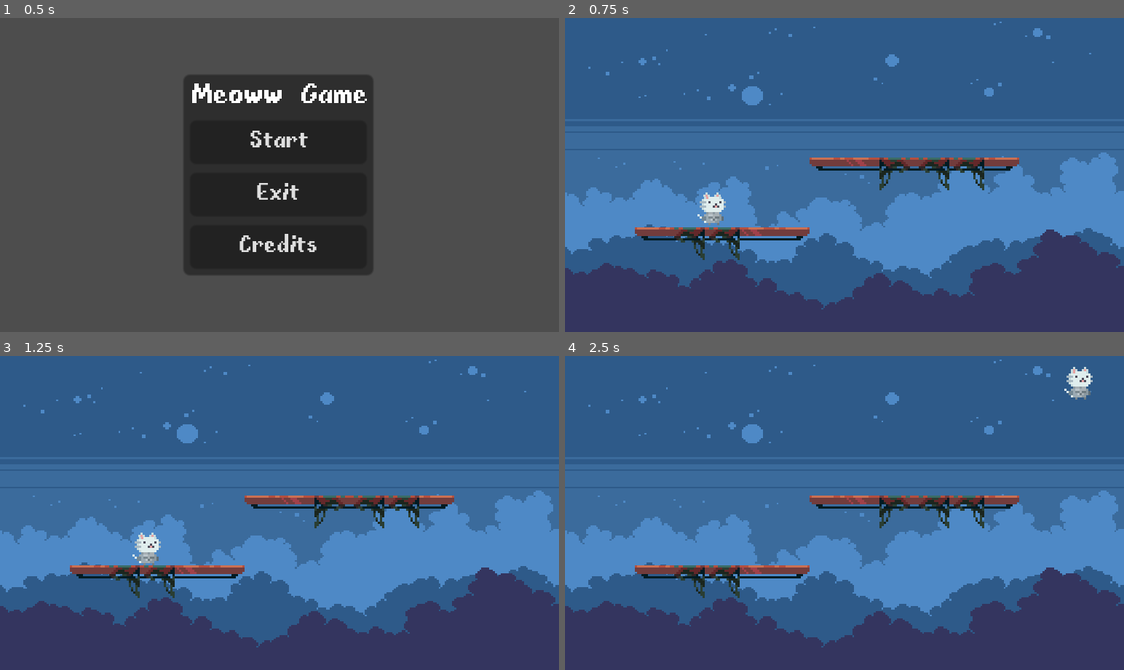
Above: before the commit, frames 1-4 (two rows, left to right).
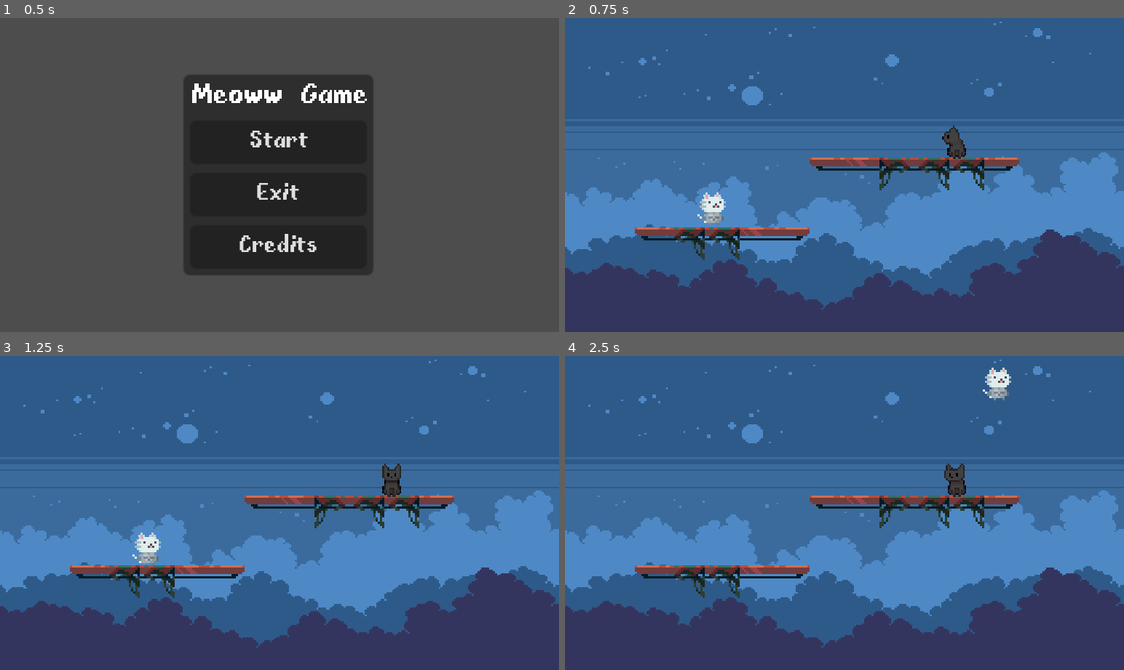
Above: after the commit, the same moments.

Repository: Cataaa0/Jueguito-Meowww
Game: Godot game, scene res://ui/main_menu.tscn
Same seed, same stepped clock (60 frames per second), same inputs: the game is played once before the commit and once after it.
Inputs:
- Up to frame 1 (0.5 s): no input
- Up to frame 2 (0.75 s): click "Start" at 0.5 s
- Up to frame 3 (1.25 s): no input
- Up to frame 4 (2.5 s): tap Enter (ui_accept) at 1.25, 1.52, 2.27 s; hold Right (ui_right) from 1.28 s (still down)

Frame 1 is identical in both runs. In frame 2, 0.3% of the frame differs, in the area x 67-72%, y 34-45%; in frame 3, 0.3%; in frame 4, 1.0%, in the area x 67-95%, y 3-45%.

Commit message:
Scenes enemy1

Diff:
--- a/scenes/Player.tscn
+++ b/scenes/Player.tscn
@@ -95,7 +95,7 @@
 "idle": SubResource("Animation_52ck8")
 }
 
-[node name="CharacterBody2D" type="CharacterBody2D"]
+[node name="CharacterBody2D2" type="CharacterBody2D"]
 script = ExtResource("1_jxlft")
 
 [node name="Meow-knightIdle" type="Sprite2D" parent="."]
--- /dev/null
+++ b/scenes/enemy_1.gd
@@ -0,0 +1,14 @@
+extends CharacterBody2D
+@onready var animation_player = $AnimationPlayer
+
+
+# Get the gravity from the project settings to be synced with RigidBody nodes.
+var gravity = ProjectSettings.get_setting("physics/2d/default_gravity")
+
+
+func _physics_process(delta):
+
+	if velocity.x==0:
+		animation_player.play("Idle")
+
+	move_and_slide()
--- /dev/null
+++ b/scenes/enemy_1.tscn
@@ -0,0 +1,83 @@
+[gd_scene load_steps=8 format=3 uid="uid://bdurqt7anl0dj"]
+
+[ext_resource type="Script" path="res://scenes/enemy_1.gd" id="1_b7jcy"]
+[ext_resource type="Texture2D" uid="uid://c3iic06boq8wa" path="res://resources/Characters/Enemy1/black_0.png" id="1_iks12"]
+
+[sub_resource type="CapsuleShape2D" id="CapsuleShape2D_pljy0"]
+radius = 3.0
+height = 12.0
+
+[sub_resource type="Animation" id="Animation_x0wrl"]
+resource_name = "Idle"
+length = 2.1
+loop_mode = 1
+tracks/0/type = "value"
+tracks/0/imported = false
+tracks/0/enabled = true
+tracks/0/path = NodePath("Sprite2D:frame")
+tracks/0/interp = 1
+tracks/0/loop_wrap = true
+tracks/0/keys = {
+"times": PackedFloat32Array(0, 0.3, 0.6, 0.9, 1.2, 1.5, 1.8),
+"transitions": PackedFloat32Array(1, 1, 1, 1, 1, 1, 1),
+"update": 1,
+"values": [4, 5, 6, 7, 28, 6, 5]
+}
+
+[sub_resource type="Animation" id="Animation_xulph"]
+length = 0.001
+tracks/0/type = "value"
+tracks/0/imported = false
+tracks/0/enabled = true
+tracks/0/path = NodePath("Sprite2D:frame")
+tracks/0/interp = 1
+tracks/0/loop_wrap = true
+tracks/0/keys = {
+"times": PackedFloat32Array(0),
+"transitions": PackedFloat32Array(1),
+"update": 1,
+"values": [4]
+}
+
+[sub_resource type="AnimationLibrary" id="AnimationLibrary_lq5b7"]
+_data = {
+"Idle": SubResource("Animation_x0wrl"),
+"RESET": SubResource("Animation_xulph")
+}
+
+[sub_resource type="GDScript" id="GDScript_mefqs"]
+script/source = "extends AnimationPlayer
+@onready var animation_player = $\".\"
+
+
+# Called when the node enters the scene tree for the first time.
+func _ready():
+	pass # Replace with function body.
+
+
+# Called every frame. 'delta' is the elapsed time since the previous frame.
+func _process(delta):
+	pass
+
+"
+
+[node name="Enemy1" type="CharacterBody2D"]
+script = ExtResource("1_b7jcy")
+
+[node name="Sprite2D" type="Sprite2D" parent="."]
+position = Vector2(-1.19209e-07, -3.57628e-07)
+scale = Vector2(0.78125, 0.851103)
+texture = ExtResource("1_iks12")
+hframes = 24
+vframes = 16
+frame = 4
+
+[node name="CollisionShape2D" type="CollisionShape2D" parent="."]
+position = Vector2(-1, 1)
+shape = SubResource("CapsuleShape2D_pljy0")
+
+[node name="AnimationPlayer" type="AnimationPlayer" parent="."]
+libraries = {
+"": SubResource("AnimationLibrary_lq5b7")
+}
+script = SubResource("GDScript_mefqs")
--- a/scenes/main.tscn
+++ b/scenes/main.tscn
@@ -1,10 +1,11 @@
-[gd_scene load_steps=8 format=3 uid="uid://c8l1nxgabktcx"]
+[gd_scene load_steps=9 format=3 uid="uid://c8l1nxgabktcx"]
 
 [ext_resource type="Texture2D" uid="uid://2jueqcud6juk" path="res://resources/stringstar fields/background_0.png" id="1_tqgrg"]
 [ext_resource type="Texture2D" uid="uid://mksvfqjildcw" path="res://resources/stringstar fields/background_1.png" id="2_5v46w"]
 [ext_resource type="Texture2D" uid="uid://b61i6yijvxn2l" path="res://resources/stringstar fields/tileset.png" id="3_vbt3n"]
 [ext_resource type="Texture2D" uid="uid://bxb0vu5aio84g" path="res://resources/stringstar fields/background_2.png" id="5_fbevr"]
 [ext_resource type="PackedScene" uid="uid://dj854holjp2fy" path="res://scenes/Player.tscn" id="6_3yxkx"]
+[ext_resource type="PackedScene" uid="uid://bdurqt7anl0dj" path="res://scenes/enemy_1.tscn" id="6_fqn5n"]
 
 [sub_resource type="TileSetAtlasSource" id="TileSetAtlasSource_vxruc"]
 texture = ExtResource("3_vbt3n")
@@ -526,3 +527,6 @@
 
 [node name="CharacterBody2D" parent="." instance=ExtResource("6_3yxkx")]
 position = Vector2(66, 76)
+
+[node name="Enemy1" parent="." instance=ExtResource("6_fqn5n")]
+position = Vector2(180, 57)
Not shown: 1 places in scenes/Player.tscn that only renumber resources
